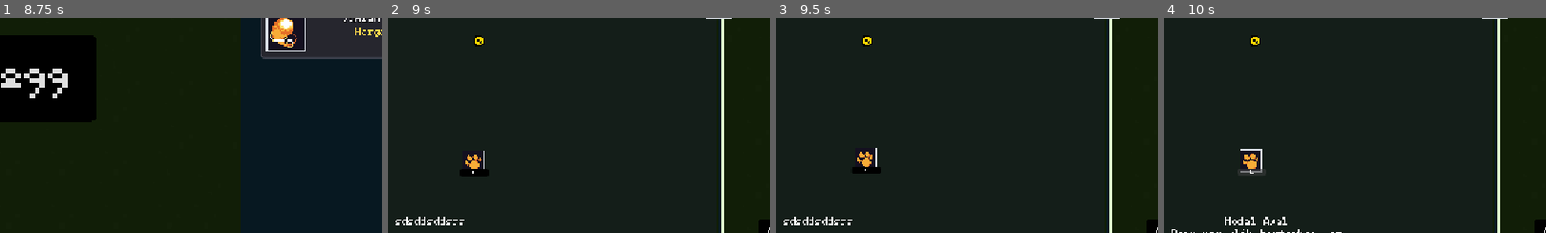
Above: before the commit, frames 1-4 (left to right).
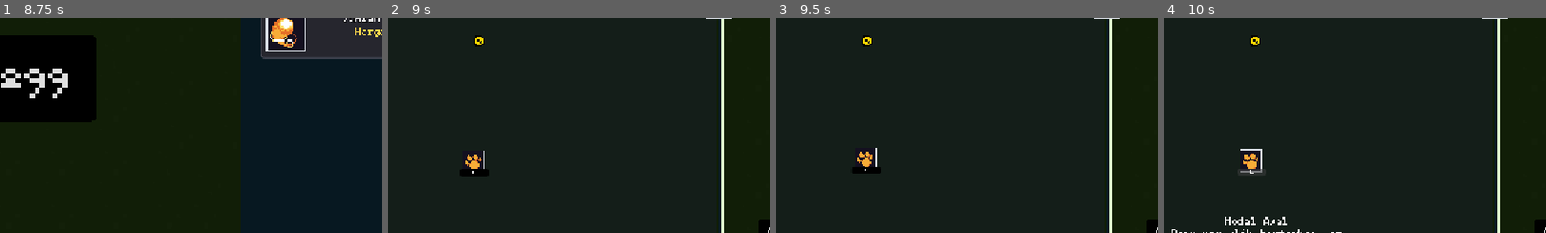
Above: after the commit, the same moments.

Repository: azizul987/Sawit-io
Game: Godot game, scene res://Scene/MainMenui.tscn
The game is run twice, just before and just after one commit, with the same random seed, the same clock (stepped at 60 frames per second) and the same inputs. Sound files missing from this copy of the repository are replaced by a short silence.
Inputs (mouse positions are % of the whole screen's width and height, from its top left):
- Up to frame 1 (8.75 s): click "Mulai" at 0.5 s; tap Enter at 1.25 s; drag from (88, 82) to (80, 63) at 1.27 s; click "Tambah" at 2 s; click "Kembali" at 2.75 s; click "Mulai" at 3.5 s; drag from (85, 70) to (79, 52) at 4.27 s; move the mouse to (85, 70) at 5.02 s; hold Right (ui_right) 5.03-5.75 s; hold Q (zoom_in) 5.03-5.75 s; click (85, 70) at 5.17 s; click "Load" at 5.75 s; click "299" at 6.5 s; click "1K" at 7.25 s; click "8K" at 8 s
- Up to frame 2 (9 s): click (7, 12) at 8.75 s
- Up to frame 3 (9.5 s): no input
- Up to frame 4 (10 s): click "1" at 9.5 s
The pictures show only the part of the screen within x 38-88%, y 21-71%; the shares and areas given below are measured in that part.

Frame 1 is identical in both runs. In frame 2, 0.2% of the frame differs, in the area x 2-20%, y 92-97%; in frame 3, 0.2%; in frame 4, nothing differs.

Commit message:
add exit logic in skill

Diff:
--- a/Ui/skill_tree_ui.gd
+++ b/Ui/skill_tree_ui.gd
@@ -50,6 +50,15 @@
 func _process(delta: float) -> void:
 	rebirth_point_label.text=str(Point.rebirth_point)
 
+func _input(event: InputEvent) -> void:
+	if not visible:
+		return
+	if event is InputEventMouseButton and event.pressed and event.button_index == MOUSE_BUTTON_LEFT:
+		var panel_rect = $NinePatchRect.get_global_rect()
+		if not panel_rect.has_point(event.global_position):
+			_on_exit_pressed()
+			get_viewport().set_input_as_handled()
+
 func _on_exit_pressed() -> void:
 	$".".hide()
 	var ui_main = $"../../CanvasLayer/UiMain"
--- a/Ui/skill_tree_ui.tscn
+++ b/Ui/skill_tree_ui.tscn
@@ -94,7 +94,6 @@
 offset_top = 436.0
 offset_right = 488.0
 offset_bottom = 451.0
-text = "sdsddsddsds"
 horizontal_alignment = 1
 
 [node name="Exit" type="TextureButton" parent="." unique_id=293348174]
